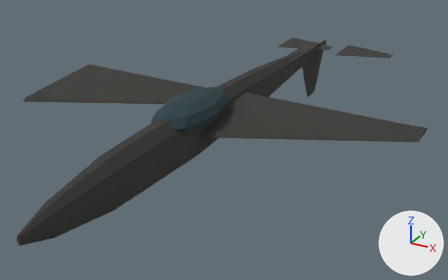
The glTF model game/assets/units/su35_Destroyed.glb: old version first, new version second.
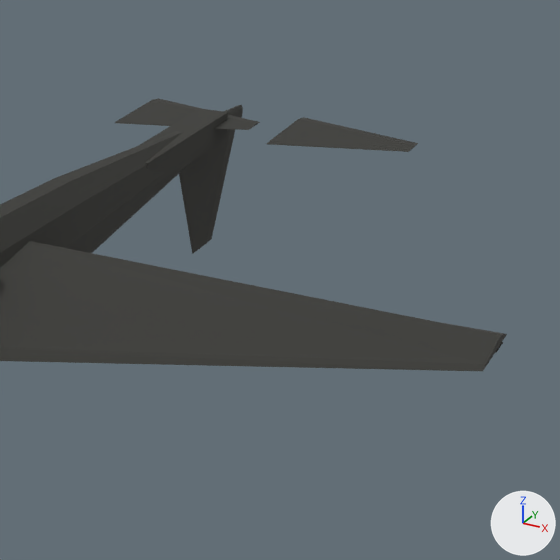
Each version appears first whole from a 50 mm lens placed at (10.91, -20.1, 10.63), pointed at (0.05, -0.36, 0.76), and next in a close-up on the part from 52% to 100% of the width and 0% to 77% of the height. Arrows for +X, +Y and +Z are at lower right; the lights stay in place. The first two pictures are the older version. Where no turn or scale is listed for an object, it has been applied to the vertices.

The older version as bpy lines, for what is in view:
```python
me_elevator_l = bpy.data.meshes.new('Elevator_L')
me_elevator_l.from_pydata(...)  # 8 vertices, 12 faces; spans x 0.0..2.46, y -1.1..1.1, z 0.0..0.05
me_elevator_l.materials.append(mat_burned)  # dark grey #383835
me_elevator_r = bpy.data.meshes.new('Elevator_R')
me_elevator_r.from_pydata(...)  # 8 vertices, 12 faces; spans x 0.0..2.46, y -1.1..1.1, z 0.0..0.05
me_elevator_r.materials.append(mat_burned)  # dark grey #383835
me_fuselage = bpy.data.meshes.new('Fuselage')
me_fuselage.from_pydata(...)  # 70 vertices, 136 faces; spans x -0.6..0.6, y -10.9..10.9, z -1.0..1.0
me_fuselage.materials.append(mat_burned)  # dark grey #383835
me_rudder = bpy.data.meshes.new('Rudder')
me_rudder.from_pydata(...)  # 8 vertices, 12 faces; spans x 0.0..0.05, y -1.75..1.75, z -2.48..0.0
me_rudder.materials.append(mat_burned)  # dark grey #383835
ob_elevator_l = bpy.data.objects.new('Elevator_L', me_elevator_l)
ob_elevator_l.location = (-1.54, 9.2, 2.3)
ob_elevator_r = bpy.data.objects.new('Elevator_R', me_elevator_r)
ob_elevator_r.location = (1.54, 9.2, 2.3)
ob_fuselage = bpy.data.objects.new('Fuselage', me_fuselage)
ob_fuselage.parent = ob_root
ob_fuselage.location = (0.0, 0.0, 0.0)
ob_rudder = bpy.data.objects.new('Rudder', me_rudder)
ob_rudder.location = (0.0, 9.2, 2.18)
# also in view: 'TailBoom' at (0.0, 7.45, 2.18); 'Wing_R' at (3.7, -1.06, 2.3)
```
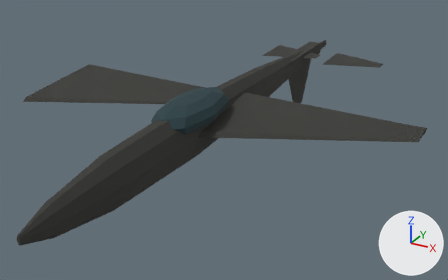
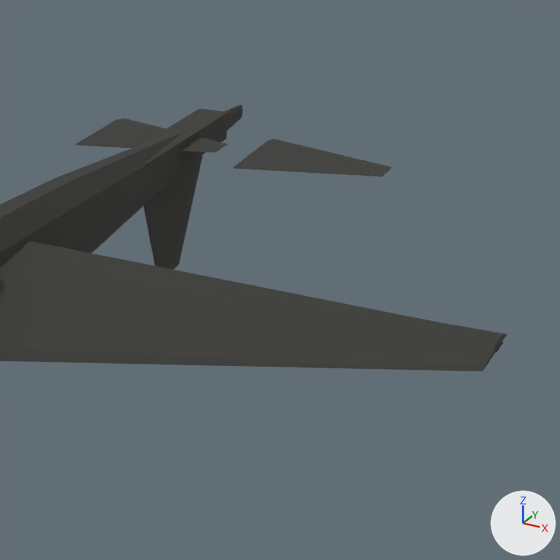
Boxes (x1, y1, x2, y2) around the edits, measured in the close-ups (560 x 560 px):
'Rudder', moved
    before: (179, 129, 235, 254)
    after: (143, 155, 203, 270)
'Elevator_R', moved
    before: (267, 117, 418, 152)
    after: (233, 139, 392, 177)
'Elevator_L', moved
    before: (115, 98, 260, 130)
    after: (76, 118, 227, 153)

The edits, one by one:
Object 'Elevator_L' (ob_elevator_l) moves from (-1.54, 9.2, 2.3) to (-1.54, 7.45, 2.3).
Object 'Elevator_R' (ob_elevator_r) moves from (1.54, 9.2, 2.3) to (1.54, 7.45, 2.3).
Object 'Rudder' (ob_rudder) moves from (0.0, 9.2, 2.18) to (0.0, 7.45, 2.18).
